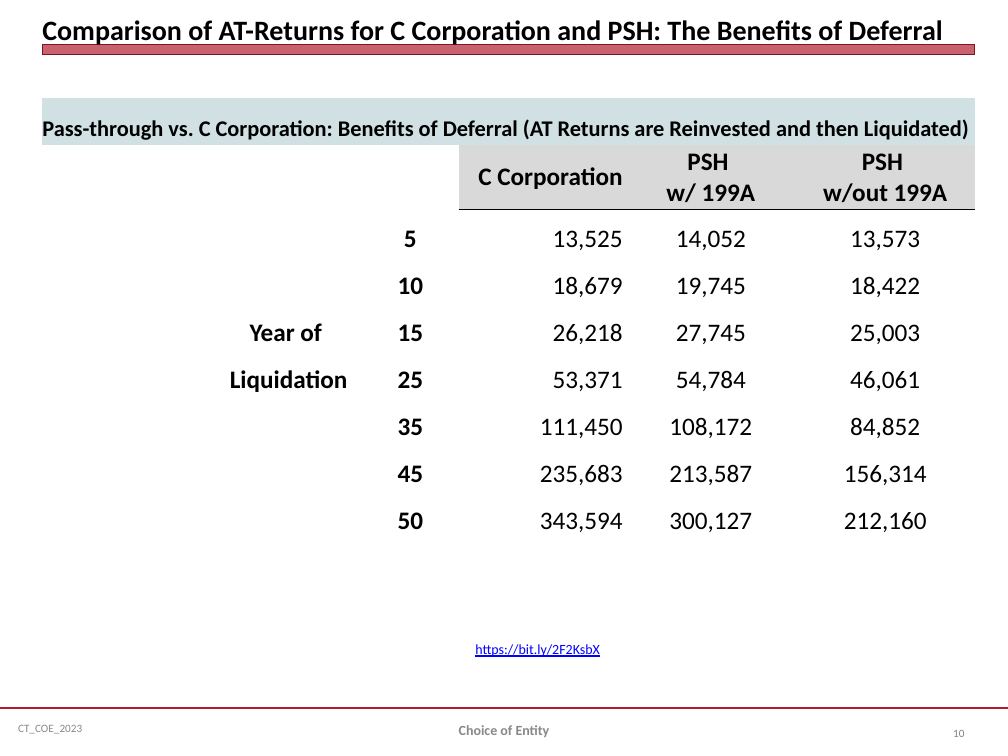
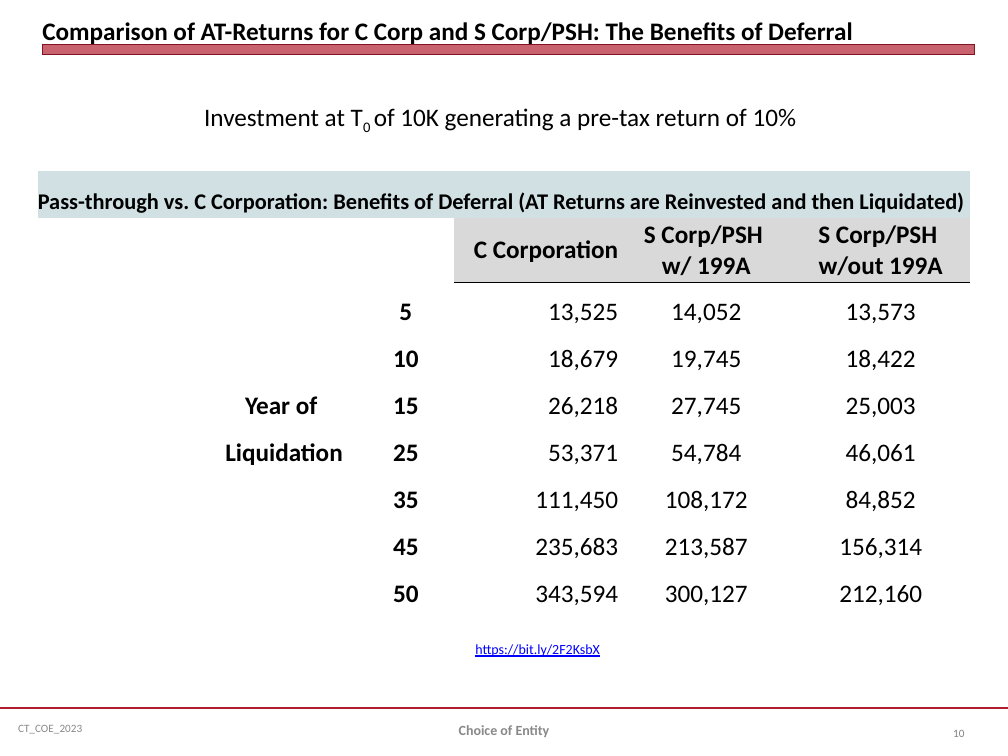
Before and after one commit to jmc877/Corporate-Tax, a slide deck: slide 10 of slides/CT_COE_2023S.pptx. Drawn at 1008x756 pixels with LibreOffice and Linux fonts; fonts in the diff are those of the drawing. Boxes give left, top, right and bottom in pixels: in the first picture for what was removed or moved away, otherwise in the second. Text is boxed around its words. In the diff, an @@ line names an element or a change of style, - is before the commit and + after.

```diff
--- a/slides/CT_COE_2023S.pptx
+++ b/slides/CT_COE_2023S.pptx
@@ title at <box>42,22,853,47</box>: text changed; size 20 to 18 pt @@
-Comparison of AT-Returns for C Corporation and PSH: The Benefits of Deferral
+Comparison of AT-Returns for C Corp and S Corp/PSH: The Benefits of Deferral
@@ text added at <box>204,108,796,131</box>, 18 pt, text #000000 @@
+Investment at T0 of 10K generating a pre-tax return of 10%
@@ table at <box>38,170,971,611</box> @@
-row 2, column 5: PSH w/ 199A
+row 2, column 5: S Corp/PSH w/ 199A
-row 2, column 6: PSH w/out 199A
+row 2, column 6: S Corp/PSH w/out 199A
@@ table: place and size @@
-table at <box>42,98,975,538</box>
+table at <box>38,170,971,611</box>
```
Also in this commit, not shown: 5 other slides changed, 3 other files.
